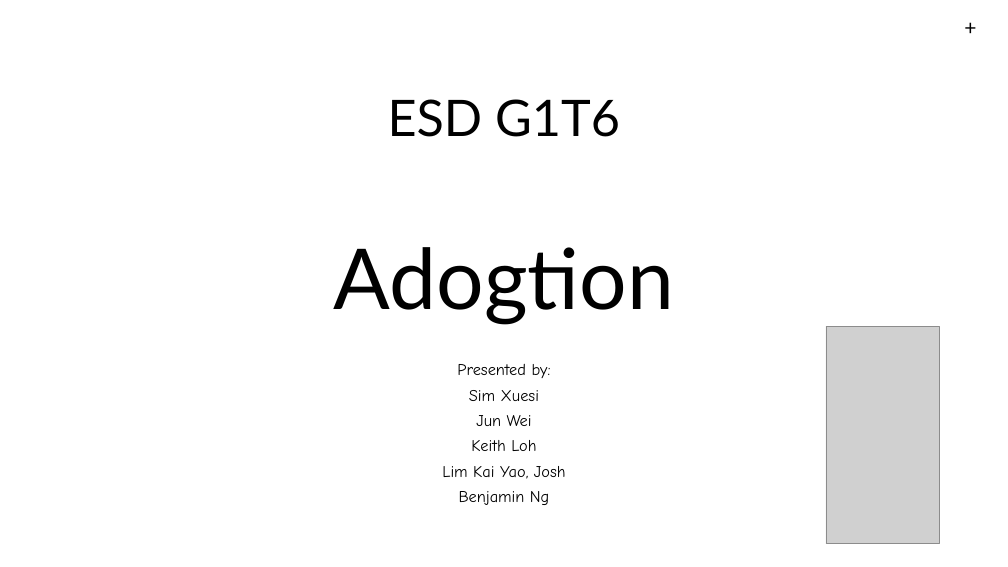
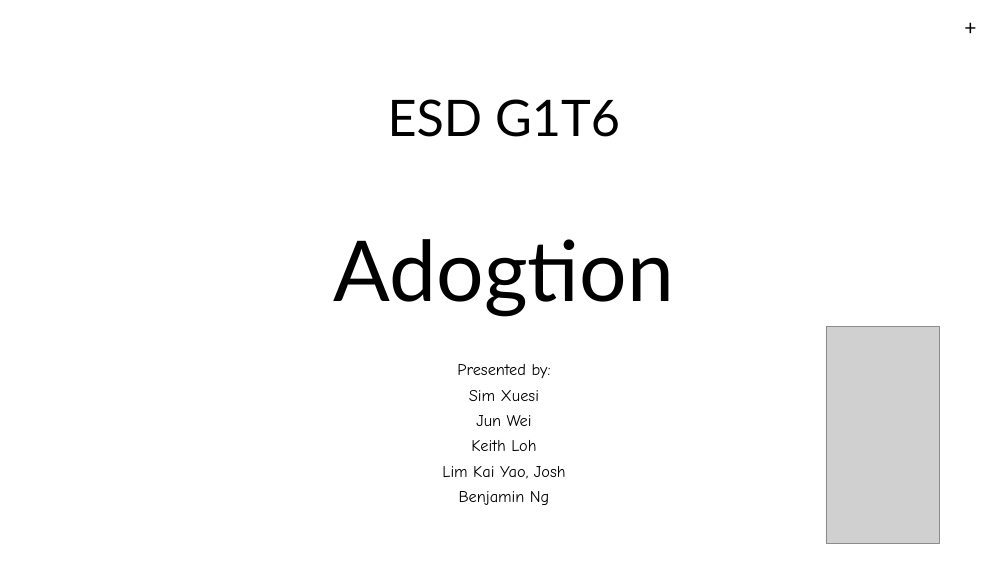
Before and after one commit to koshloah/esd, a slide deck: slide 1 of resources/31march/G1T3_Presentation.pptx. Drawn at 1008x567 pixels with LibreOffice and Linux fonts; fonts in the diff are those of the drawing; grey boxes stand for pictures; background and template pictures are left out. Boxes give left, top, right and bottom in pixels: in the first picture for what was removed or moved away, otherwise in the second. Text is boxed around its words. In the diff, an @@ line names an element or a change of style, - is before the commit and + after.

```diff
--- a/resources/31march/G1T3_Presentation.pptx
+++ b/resources/31march/G1T3_Presentation.pptx
@@ text "Adogtion" at [334, 239, 674, 317]: line spacing 1.07 to 0.97 @@
```
Also in this commit, not shown: 1 other slide changed.
